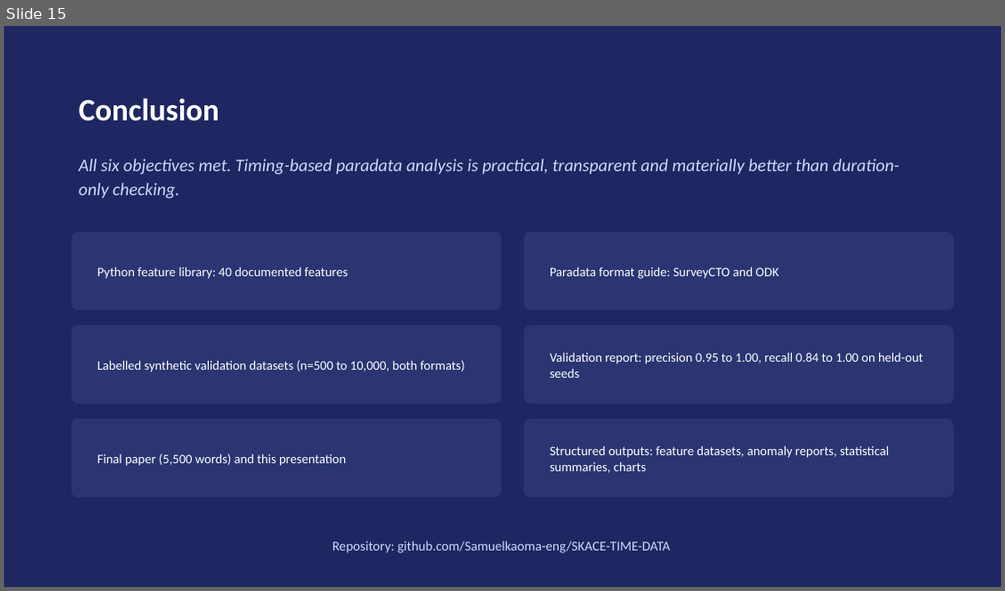
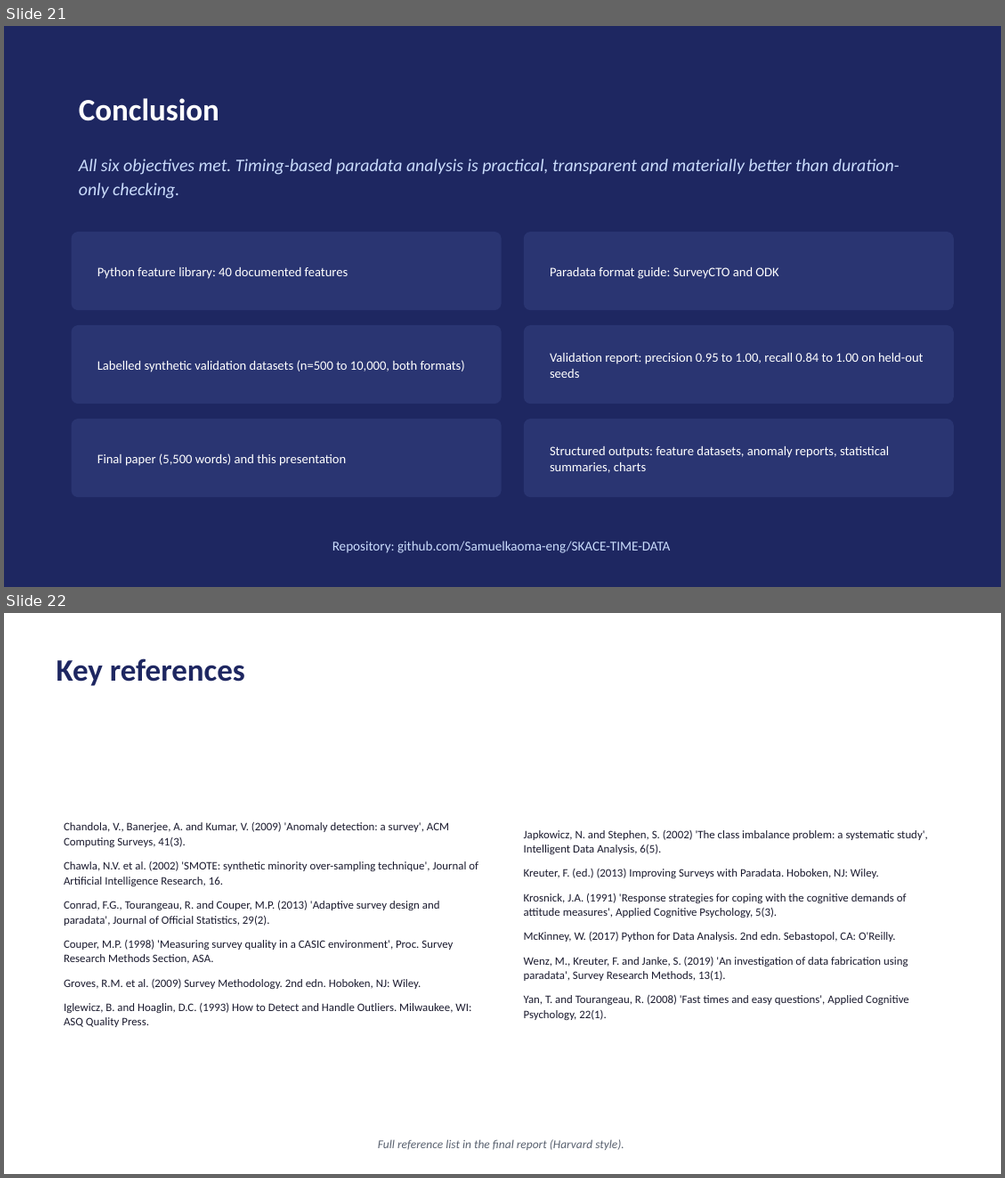
Before and after one commit to Samuelkaoma-eng/SKACE-TIME-DATA, a slide deck: docs/deliverables/Kaoma_Paradata_Presentation.pptx. Shown one above the other, each under a label of ours: slide 15 before the commit, slides 21 and 22 after it. The pictures are 1005x591 and 1005x1178 pixels, drawn with LibreOffice and Linux fonts; fonts in the diff are those of the drawing. Boxes give left, top, right and bottom in pixels: in the first picture for what was removed or moved away, otherwise in the second. Text is boxed around its words. In the diff, an @@ line names an element or a change of style, - is before the commit and + after.

Commit message:
expand presentation to 22 slides: add literature review, methodology, tech stack, testing, ethics, timeline and references

```diff
--- a/docs/deliverables/Kaoma_Paradata_Presentation.pptx
+++ b/docs/deliverables/Kaoma_Paradata_Presentation.pptx
@@ slide 22 added at (4,613,1001,1174), background #FFFFFF @@
@@ text added at (57,658,245,686), 30 pt, text #1E2761, bold @@
+Key references
@@ text added at (64,822,478,1027), 11 pt, text #1A1A2E @@
+Chandola, V., Banerjee, A. and Kumar, V. (2009) 'Anomaly detection: a survey', ACM Computing Surveys, 41(3).
+Chawla, N.V. et al. (2002) 'SMOTE: synthetic minority over-sampling technique', Journal of Artificial Intelligence Research, 16.
+Conrad, F.G., Tourangeau, R. and Couper, M.P. (2013) 'Adaptive survey design and paradata', Journal of Official Statistics, 29(2).
+Couper, M.P. (1998) 'Measuring survey quality in a CASIC environment', Proc. Survey Research Methods Section, ASA.
+Groves, R.M. et al. (2009) Survey Methodology. 2nd edn. Hoboken, NJ: Wiley.
+Iglewicz, B. and Hoaglin, D.C. (1993) How to Detect and Handle Outliers. Milwaukee, WI: ASQ Quality Press.
@@ text added at (524,830,928,1020), 11 pt, text #1A1A2E @@
+Japkowicz, N. and Stephen, S. (2002) 'The class imbalance problem: a systematic study', Intelligent Data Analysis, 6(5).
+Kreuter, F. (ed.) (2013) Improving Surveys with Paradata. Hoboken, NJ: Wiley.
+Krosnick, J.A. (1991) 'Response strategies for coping with the cognitive demands of attitude measures', Applied Cognitive Psychology, 5(3).
+McKinney, W. (2017) Python for Data Analysis. 2nd edn. Sebastopol, CA: O'Reilly.
+Wenz, M., Kreuter, F. and Janke, S. (2019) 'An investigation of data fabrication using paradata', Survey Research Methods, 13(1).
+Yan, T. and Tourangeau, R. (2008) 'Fast times and easy questions', Applied Cognitive Psychology, 22(1).
@@ text added at (378,1139,624,1150), 11.5 pt, text #5A6270, italic @@
+Full reference list in the final report (Harvard style).
@@ what was slide 15 is now slide 21 @@
```
Also in this commit, not shown: 1 slide changed, 6 other slides added.
